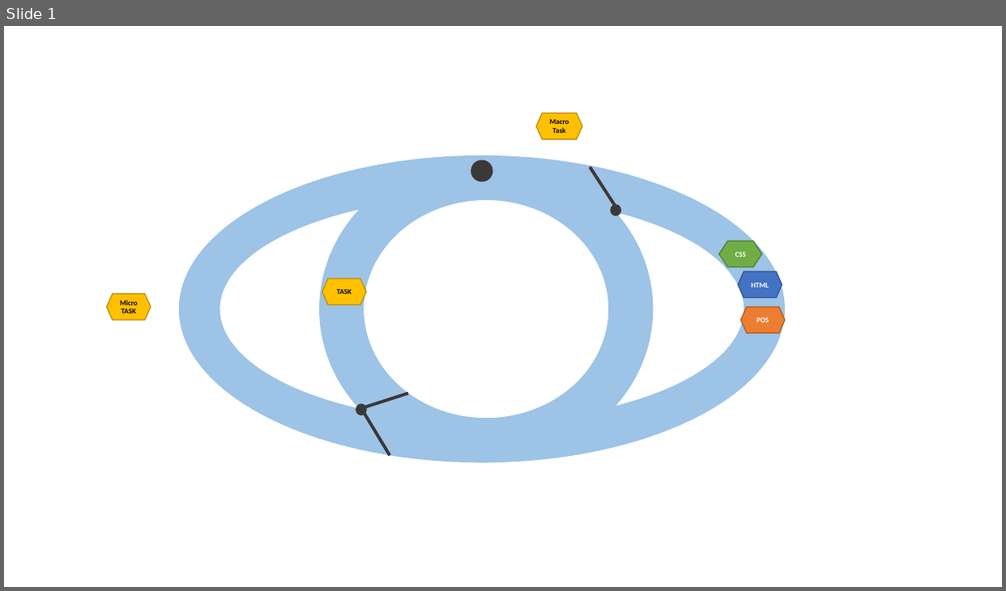
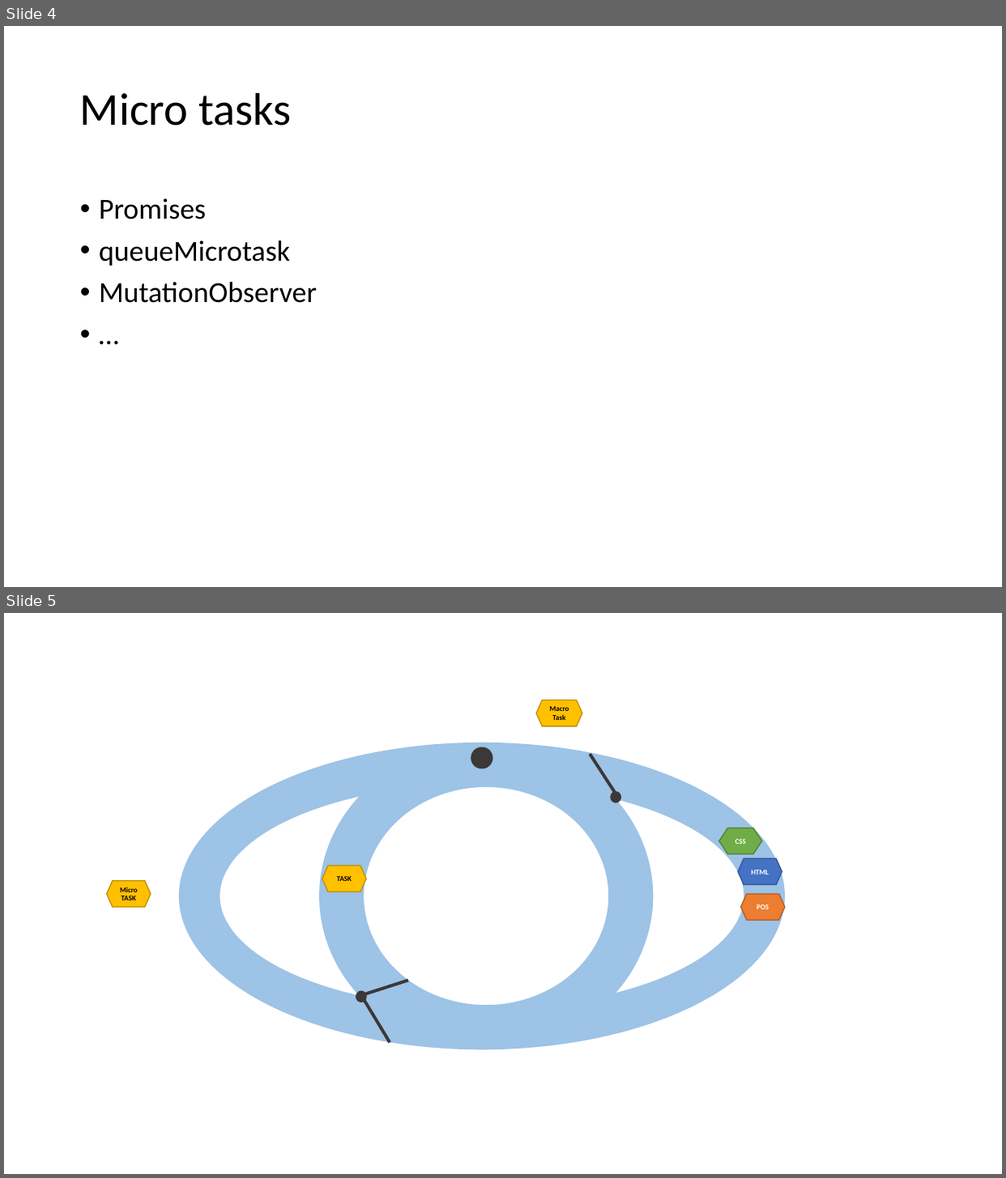
Before and after one commit to AyoubBouarrha/rxjs-lab, a slide deck: presentation.pptx. Shown one above the other, each under a label of ours: slide 1 before the commit, slides 4 and 5 after it. The pictures are 1006x591 and 1006x1178 pixels, drawn with LibreOffice and Linux fonts; fonts in the diff are those of the drawing. Boxes give left, top, right and bottom in pixels: in the first picture for what was removed or moved away, otherwise in the second. Text is boxed around its words. In the diff, an @@ line names an element or a change of style, - is before the commit and + after.

```diff
--- a/presentation.pptx
+++ b/presentation.pptx
@@ slide 4 added at bbox=[4, 26, 1002, 587], background #FFFFFF @@
@@ title added at bbox=[80, 92, 292, 126], 44 pt, text #000000 @@
+Micro tasks
@@ text added at bbox=[99, 199, 317, 303], 28 pt, text #000000 @@
+• Promises
+• queueMicrotask
+• MutationObserver
+• …
@@ what was slide 1 is now slide 5 @@
```
Also in this commit, not shown: 4 other slides added.
